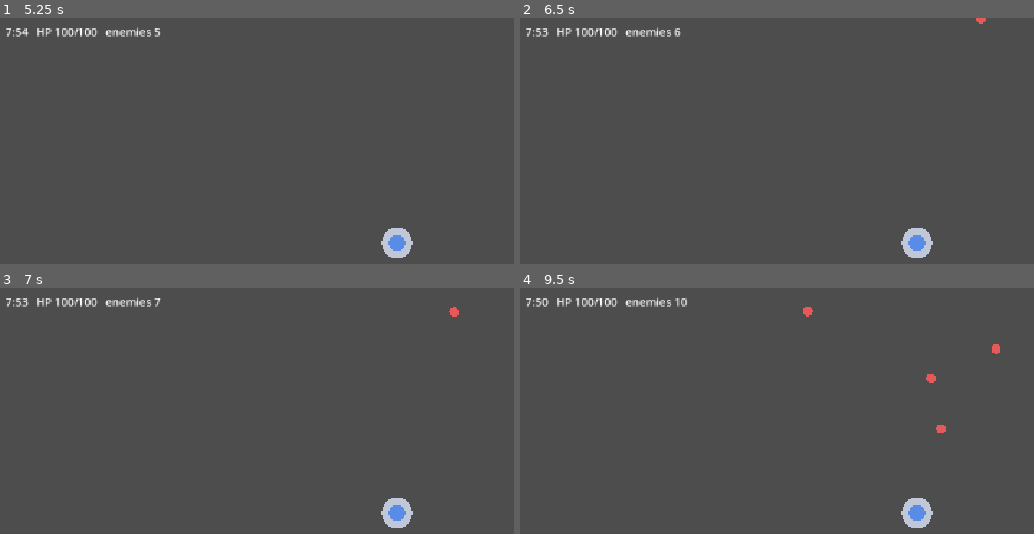
Above: before the commit, frames 1-4 (two rows, left to right).
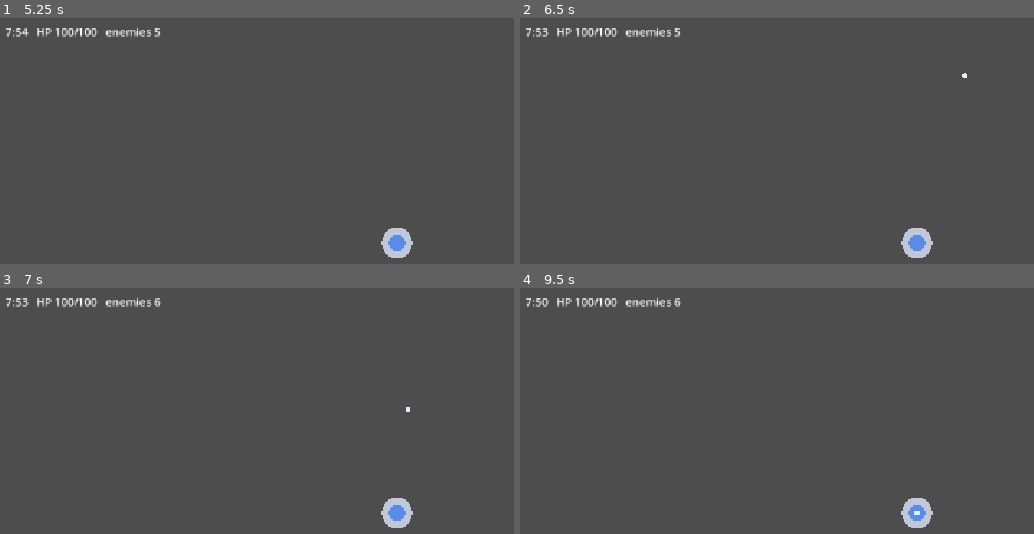
Above: after the commit, the same moments.

Repository: tapiokdev/squadron-concept-game
Game: Godot game, scene res://main.tscn
The game is run twice, just before and just after one commit, with the same random seed, the same clock (stepped at 60 frames per second) and the same inputs.
Inputs (mouse positions are in pixels of both pictures, inside the frame that each line leads up to):
- Up to frame 1 (5.25 s): tap Enter at 0.5, 2, 3.5 s; move the mouse to (outside the picture) at 0.52 s; click (outside the picture) at 0.67 s; tap Space at 1.25, 2.75, 4.25 s; drag from (outside the picture) to (outside the picture) at 1.27 s; move the mouse to (478, 143) at 2.02 s; click (478, 143) at 2.17 s; drag from (outside the picture) to (159, 175) at 2.77 s; move the mouse to (outside the picture) at 3.52 s; click (outside the picture) at 3.67 s; drag from (159, 175) to (277, 131) at 4.27 s; move the mouse to (436, 241) at 5.02 s; click (436, 241) at 5.17 s
- Up to frame 2 (6.5 s): drag from (797, 131) to (outside the picture) at 5.77 s
- Up to frame 3 (7 s): move the mouse to (outside the picture) at 6.52 s; click (outside the picture) at 6.67 s
- Up to frame 4 (9.5 s): drag from (outside the picture) to (972, 324) at 7.27 s; move the mouse to (998, 413) at 8.02 s; click (998, 413) at 8.17 s; drag from (outside the picture) to (936, 342) at 8.77 s

Frame 1 is identical in both runs. In frame 2, less than 0.1% of the frame differs, in the area x 29-91%, y 0-25%; in frame 3, 0.1%; in frame 4, 0.3%, in the area x 29-94%, y 4-93%.

Commit message:
Add Bolt auto-attack with pooled projectiles
Pooled straight-line Projectile (Area2D vs enemy layer, first-hit or
lifetime despawn), ProjectilePool mirroring EnemyPool, and BoltWeapon:
fires at the nearest live enemy on a cooldown, with a spread_count
export ready for the Phase 5 behaviour upgrade. EnemyPool gains a live
list + nearest_live() query. Tuning: bolt one-shots early swarmers
(damage 12), enemy HP scaling softened to +15%/min.

Co-Authored-By: Claude Fable 5 <noreply@anthropic.com>

Diff:
--- a/main.tscn
+++ b/main.tscn
@@ -3,7 +3,9 @@
 [ext_resource type="Script" uid="uid://dle763bunsqa7" path="res://scripts/main.gd" id="1_0xm2m"]
 [ext_resource type="Script" uid="uid://cvs48mwoll5xo" path="res://scripts/enemies/enemy_pool.gd" id="2_h2yge"]
 [ext_resource type="Script" uid="uid://coxiqvlqbfpsk" path="res://scripts/tower.gd" id="3_h2yge"]
-[ext_resource type="Script" path="res://scripts/enemy_spawner.gd" id="4_1bvp3"]
+[ext_resource type="Script" uid="uid://blq07ni462w1i" path="res://scripts/enemy_spawner.gd" id="4_1bvp3"]
+[ext_resource type="Script" path="res://scripts/weapons/bolt_weapon.gd" id="4_7mycd"]
+[ext_resource type="Script" path="res://scripts/projectile_pool.gd" id="6_272bh"]
 
 [node name="Main" type="Node2D" unique_id=2138863706]
 script = ExtResource("1_0xm2m")
@@ -13,6 +15,9 @@
 
 [node name="Tower" type="Node2D" parent="." unique_id=200928788]
 script = ExtResource("3_h2yge")
+
+[node name="Bolt" type="Node" parent="Tower" unique_id=627310433]
+script = ExtResource("4_7mycd")
 
 [node name="Spawner" type="Node" parent="." unique_id=20111829]
 script = ExtResource("4_1bvp3")
@@ -24,3 +29,6 @@
 offset_top = 8.0
 offset_right = 13.0
 offset_bottom = 31.0
+
+[node name="ProjectilePool" type="Node2D" parent="." unique_id=1662471472]
+script = ExtResource("6_272bh")
--- a/scripts/enemies/enemy_pool.gd
+++ b/scripts/enemies/enemy_pool.gd
@@ -13,6 +13,7 @@
 @export var prewarm: int = 48
 
 var live_count: int = 0
+var live: Array[Enemy] = []
 
 var _inactive: Array[Enemy] = []
 
@@ -26,7 +27,18 @@
 	var enemy: Enemy = _inactive.pop_back() if not _inactive.is_empty() else _create()
 	enemy.configure(def, spawn_pos, target, hp_scale)
 	live_count += 1
+	live.append(enemy)
 	return enemy
+
+func nearest_live(pos: Vector2, max_dist: float) -> Enemy:
+	var best: Enemy = null
+	var best_dist_sq := max_dist * max_dist
+	for enemy in live:
+		var dist_sq := pos.distance_squared_to(enemy.global_position)
+		if dist_sq < best_dist_sq:
+			best_dist_sq = dist_sq
+			best = enemy
+	return best
 
 func _create() -> Enemy:
 	var enemy := Enemy.new()
@@ -36,4 +48,5 @@
 
 func _on_enemy_died(enemy: Enemy) -> void:
 	live_count -= 1
+	live.erase(enemy)
 	_inactive.append(enemy)
--- a/scripts/enemy_spawner.gd
+++ b/scripts/enemy_spawner.gd
@@ -18,7 +18,7 @@
 @export var base_rate := 1.0
 @export var rate_per_min := 0.7
 ## Enemy HP scaling: +fraction of base HP per elapsed minute.
-@export var hp_scale_per_min := 0.3
+@export var hp_scale_per_min := 0.15
 @export var brute_after_sec := 60.0
 @export var rusher_after_sec := 90.0
 
--- a/scripts/main.gd
+++ b/scripts/main.gd
@@ -8,7 +8,9 @@
 @export var run_duration := 480.0
 
 @onready var enemy_pool: EnemyPool = $EnemyPool
+@onready var projectile_pool: ProjectilePool = $ProjectilePool
 @onready var tower: Tower = $Tower
+@onready var bolt: BoltWeapon = $Tower/Bolt
 @onready var spawner: EnemySpawner = $Spawner
 @onready var info_label: Label = $HUD/InfoLabel
 
@@ -19,6 +21,7 @@
 	tower.position = get_viewport_rect().size * 0.5
 	tower.died.connect(_end_run.bind(false))
 	spawner.setup(enemy_pool, tower)
+	bolt.setup(enemy_pool, projectile_pool, tower)
 
 func _process(delta: float) -> void:
 	if run_over:
@@ -29,7 +32,7 @@
 		return
 	var remaining := int(run_duration - elapsed)
 	info_label.text = "%d:%02d   HP %d/%d   enemies %d" % [
-		remaining / 60, remaining % 60, roundi(tower.hp), roundi(tower.max_hp),
+		int(remaining / 60.0), remaining % 60, roundi(tower.hp), roundi(tower.max_hp),
 		enemy_pool.live_count,
 	]
 
--- /dev/null
+++ b/scripts/projectile.gd
@@ -0,0 +1,67 @@
+class_name Projectile
+extends Area2D
+
+## Pooled straight-line projectile. Area2D with monitoring on, watching the
+## enemy collision layer; despawns on first hit or at max range.
+
+signal despawned(projectile: Projectile)
+
+var damage: float = 0.0
+var velocity := Vector2.ZERO
+
+var _life_left: float = 0.0
+var _active := false
+
+func _init() -> void:
+	collision_layer = 0
+	collision_mask = Enemy.ENEMY_COLLISION_LAYER
+	monitorable = false
+	var shape := CircleShape2D.new()
+	shape.radius = 4.0
+	var collision := CollisionShape2D.new()
+	collision.shape = shape
+	add_child(collision)
+	area_entered.connect(_on_area_entered)
+	deactivate()
+
+func _ready() -> void:
+	# Entering the tree re-enables _process; re-assert the pooled state.
+	set_process(_active)
+
+func configure(spawn_pos: Vector2, direction: Vector2, speed: float, new_damage: float, new_max_range: float) -> void:
+	global_position = spawn_pos
+	velocity = direction.normalized() * speed
+	damage = new_damage
+	_life_left = new_max_range / speed
+	_active = true
+	visible = true
+	set_process(true)
+	set_deferred("monitoring", true)
+
+func deactivate() -> void:
+	_active = false
+	visible = false
+	set_process(false)
+	set_deferred("monitoring", false)
+
+func _process(delta: float) -> void:
+	position += velocity * delta
+	_life_left -= delta
+	if _life_left <= 0.0:
+		_despawn()
+
+func _on_area_entered(area: Area2D) -> void:
+	if not _active:
+		return
+	if area is Enemy:
+		area.take_damage(damage)
+		_despawn()
+
+func _despawn() -> void:
+	if not _active:
+		return
+	deactivate()
+	despawned.emit(self)
+
+func _draw() -> void:
+	draw_circle(Vector2.ZERO, 4.0, Color(0.85, 0.95, 1.0))
--- /dev/null
+++ b/scripts/projectile_pool.gd
@@ -0,0 +1,34 @@
+class_name ProjectilePool
+extends Node2D
+
+## Pool for Projectile nodes, mirroring EnemyPool. max_live is a safety
+## valve for the browser frame budget, not a design knob.
+
+@export var max_live: int = 200
+@export var prewarm: int = 32
+
+var live_count: int = 0
+
+var _inactive: Array[Projectile] = []
+
+func _ready() -> void:
+	for i in prewarm:
+		_inactive.append(_create())
+
+func try_spawn(spawn_pos: Vector2, direction: Vector2, speed: float, damage: float, max_range: float) -> Projectile:
+	if live_count >= max_live:
+		return null
+	var projectile: Projectile = _inactive.pop_back() if not _inactive.is_empty() else _create()
+	projectile.configure(spawn_pos, direction, speed, damage, max_range)
+	live_count += 1
+	return projectile
+
+func _create() -> Projectile:
+	var projectile := Projectile.new()
+	projectile.despawned.connect(_on_projectile_despawned)
+	add_child(projectile)
+	return projectile
+
+func _on_projectile_despawned(projectile: Projectile) -> void:
+	live_count -= 1
+	_inactive.append(projectile)
--- /dev/null
+++ b/scripts/weapons/bolt_weapon.gd
@@ -0,0 +1,40 @@
+class_name BoltWeapon
+extends Node
+
+## Bolt: the starting auto-attack. Fires a projectile at the nearest live
+## enemy on a fixed cooldown, no player input. The behaviour upgrade from
+## the brief ("spread of 3") is just spread_count = 3 later.
+
+@export var damage := 12.0
+@export var cooldown := 0.7
+@export var projectile_speed := 500.0
+@export var attack_range := 420.0
+@export var spread_count := 1
+@export var spread_step_deg := 12.0
+
+var _enemies: EnemyPool
+var _projectiles: ProjectilePool
+var _tower: Tower
+var _cd := 0.0
+
+func setup(enemies: EnemyPool, projectiles: ProjectilePool, tower: Tower) -> void:
+	_enemies = enemies
+	_projectiles = projectiles
+	_tower = tower
+
+func _process(delta: float) -> void:
+	if _tower == null or not _tower.alive:
+		return
+	_cd = maxf(_cd - delta, 0.0)
+	if _cd > 0.0:
+		return
+	var target := _enemies.nearest_live(_tower.position, attack_range)
+	if target == null:
+		return
+	_cd = cooldown
+	var base_dir := (target.global_position - _tower.position).normalized()
+	for i in spread_count:
+		var offset := deg_to_rad(spread_step_deg) * (float(i) - (spread_count - 1) * 0.5)
+		_projectiles.try_spawn(
+			_tower.position, base_dir.rotated(offset),
+			projectile_speed, damage, attack_range + 80.0)
Not shown, added: scripts/projectile.gd.uid
Not shown, added: scripts/projectile_pool.gd.uid
Not shown, added: scripts/weapons/bolt_weapon.gd.uid
